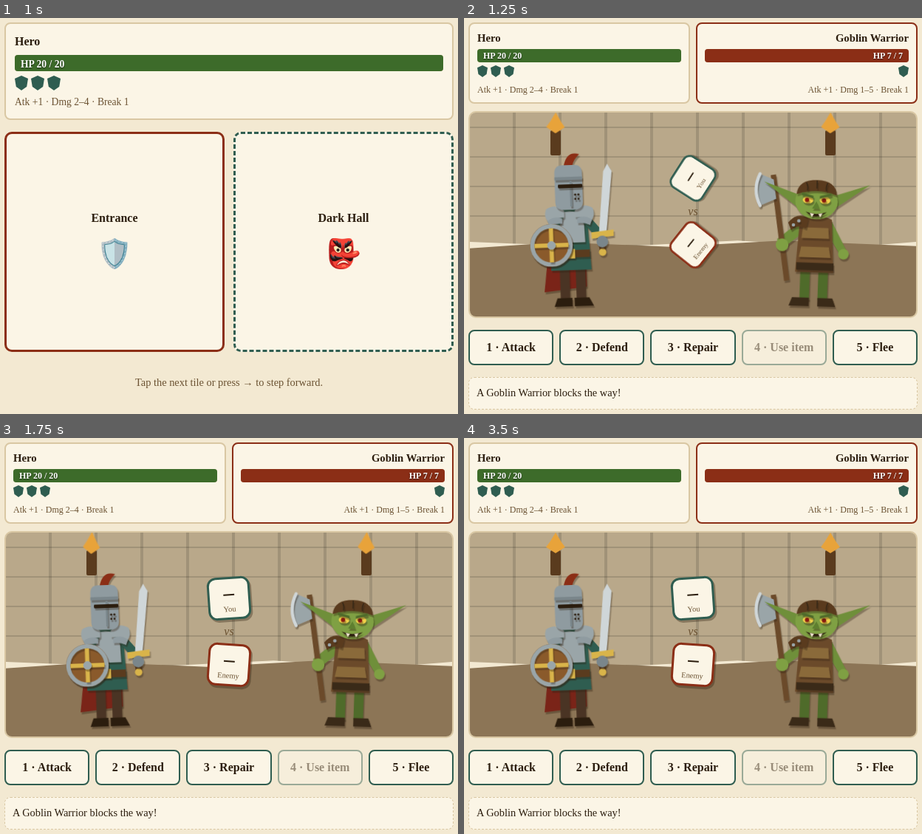
Above: before the commit, frames 1-4 (two rows, left to right).
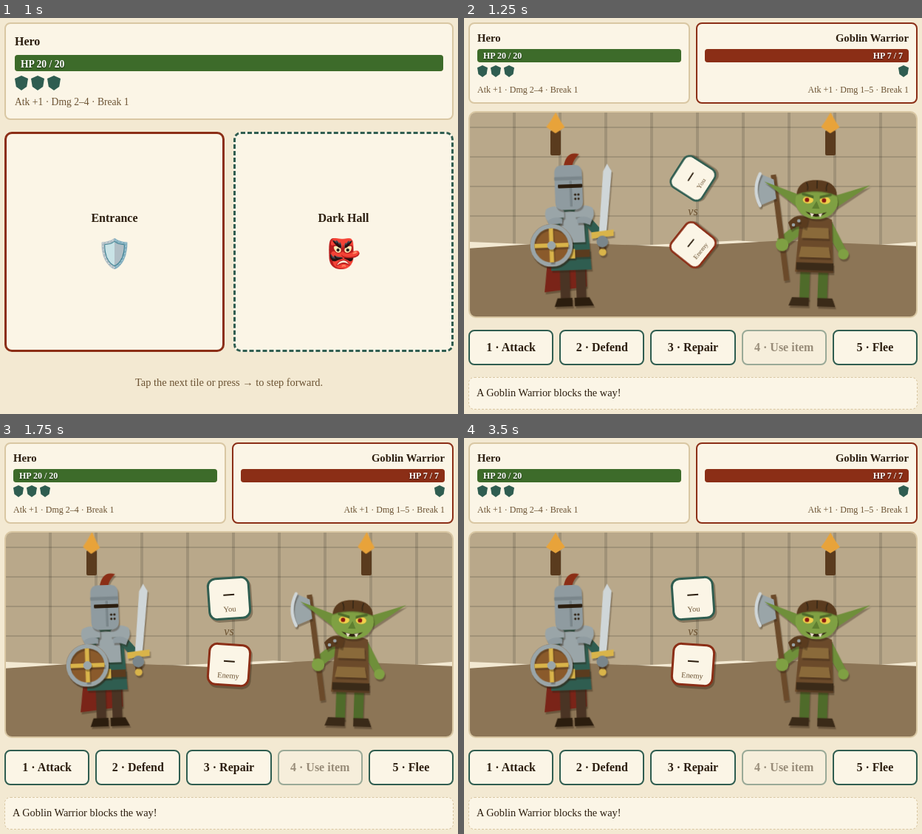
Above: after the commit, the same moments.

Repository: Wut-Lab/Dungeon-10
Game: browser game, page index.html
Same seed, same stepped clock (60 frames per second), same inputs: the game is played once before the commit and once after it.
Inputs:
- Up to frame 1 (1 s): click "Tap to begin your quest" at 0.27 s
- Up to frame 2 (1.25 s): hold Right from 1.03 s (still down)
- Up to frame 3 (1.75 s): release Right at 1.53 s; hold Right from 1.58 s (still down)
- Up to frame 4 (3.5 s): release Right at 2.25 s; hold Right 2.3-2.8 s; hold Right from 2.85 s (still down)

Frame 1 is identical in both runs. In frame 2, 0.2% of the frame differs, in the area x 20-82%, y 40-51%; in frame 3, 0.2%; in frame 4, 0.2%.

Commit message:
Tighter paper shadows on small face details
Eyes, brows, nose, mouth, teeth, cap seams and the knight's visor
details now cast a small shadow; the skullcap a medium one. Large
pieces keep the full paper-cutout shadow.

Co-Authored-By: Claude Opus 5.5 <noreply@anthropic.com>
Claude-Session: https://claude.ai/code/session_013BExePevm9JAB9t41chAoh

Diff:
--- a/art.js
+++ b/art.js
@@ -24,11 +24,11 @@
   <path d="M65 73 Q72 70 79 75 L77 80 Q71 77 65 78 Z" fill="#8f9ba0"/>
   <path d="M54 24 Q57 9 69 13 Q63 18 62 24 Z" fill="#8b2e16"/>
   <path d="M45 31 Q45 23 52 23 H64 Q71 23 71 31 V58 Q71 64 65 65 H51 Q45 64 45 58 Z" fill="#8f9ba0"/>
-  <rect x="45" y="34" width="26" height="3" fill="#7a868b"/>
-  <path d="M60 38 V62" stroke="#7a868b" stroke-width="2"/>
-  <rect x="48" y="41" width="23" height="3.5" rx="1" fill="#2b1d0e"/>
-  <circle cx="64" cy="51" r="1" fill="#2b1d0e"/><circle cx="67" cy="51" r="1" fill="#2b1d0e"/>
-  <circle cx="64" cy="55" r="1" fill="#2b1d0e"/><circle cx="67" cy="55" r="1" fill="#2b1d0e"/>
+  <rect class="d" x="45" y="34" width="26" height="3" fill="#7a868b"/>
+  <path class="d" d="M60 38 V62" stroke="#7a868b" stroke-width="2"/>
+  <rect class="d" x="48" y="41" width="23" height="3.5" rx="1" fill="#2b1d0e"/>
+  <circle class="d" cx="64" cy="51" r="1" fill="#2b1d0e"/><circle class="d" cx="67" cy="51" r="1" fill="#2b1d0e"/>
+  <circle class="d" cx="64" cy="55" r="1" fill="#2b1d0e"/><circle class="d" cx="67" cy="55" r="1" fill="#2b1d0e"/>
   <circle cx="40" cy="98" r="20" fill="#8a5a2b"/>
   <circle cx="40" cy="98" r="18" fill="none" stroke="#9aa5a8" stroke-width="4"/>
   <path d="M40 82 V114 M24 98 H56" stroke="#d9b44a" stroke-width="4"/>
@@ -54,16 +54,16 @@
   <path d="M44 51 L12 40 L44 63 Z" fill="#6f8f3a"/>
   <path d="M80 51 L112 40 L80 63 Z" fill="#6f8f3a"/>
   <ellipse cx="62" cy="57" rx="20" ry="17" fill="#7fa043"/>
-  <path d="M43 51 Q44 37 62 37 Q80 37 81 51 Q62 44 43 51 Z" fill="#5a3b1e"/>
-  <path d="M62 37.5 V45 M52 39.5 Q54 44 53 47 M72 39.5 Q70 44 71 47" fill="none" stroke="#3a2a18" stroke-width="1.2"/>
-  <ellipse cx="54" cy="56" rx="5" ry="3.5" fill="#f2d14a"/>
-  <ellipse cx="70" cy="56" rx="5" ry="3.5" fill="#f2d14a"/>
-  <circle cx="53" cy="56" r="2" fill="#8b1a10"/>
-  <circle cx="69" cy="56" r="2" fill="#8b1a10"/>
-  <path d="M48 49 L59 52 L59 54.5 L48 51.5 Z" fill="#4f6b2a"/>
-  <path d="M76 49 L65 52 L65 54.5 L76 51.5 Z" fill="#4f6b2a"/>
-  <path d="M62 57 L58 64 L65 64 Z" fill="#5f7f2f"/>
-  <path d="M52 67 Q62 76 72 67 Q62 71 52 67 Z" fill="#2b1d0e"/>
-  <path d="M56 68.2 l2 4 l2 -3.4 Z M64 68.8 l2 3.4 l2 -4 Z" fill="#f3e9d2"/>
+  <path class="m" d="M43 51 Q44 37 62 37 Q80 37 81 51 Q62 44 43 51 Z" fill="#5a3b1e"/>
+  <path class="d" d="M62 37.5 V45 M52 39.5 Q54 44 53 47 M72 39.5 Q70 44 71 47" fill="none" stroke="#3a2a18" stroke-width="1.2"/>
+  <ellipse class="d" cx="54" cy="56" rx="5" ry="3.5" fill="#f2d14a"/>
+  <ellipse class="d" cx="70" cy="56" rx="5" ry="3.5" fill="#f2d14a"/>
+  <circle class="d" cx="53" cy="56" r="2" fill="#8b1a10"/>
+  <circle class="d" cx="69" cy="56" r="2" fill="#8b1a10"/>
+  <path class="d" d="M48 49 L59 52 L59 54.5 L48 51.5 Z" fill="#4f6b2a"/>
+  <path class="d" d="M76 49 L65 52 L65 54.5 L76 51.5 Z" fill="#4f6b2a"/>
+  <path class="d" d="M62 57 L58 64 L65 64 Z" fill="#5f7f2f"/>
+  <path class="d" d="M52 67 Q62 76 72 67 Q62 71 52 67 Z" fill="#2b1d0e"/>
+  <path class="d" d="M56 68.2 l2 4 l2 -3.4 Z M64 68.8 l2 3.4 l2 -4 Z" fill="#f3e9d2"/>
   </svg>`,
 };
--- a/style.css
+++ b/style.css
@@ -74,3 +74,5 @@
 .chg{font:700 .75rem Georgia,serif;padding:0 5px;border-radius:4px;align-self:center;animation:pop .5s ease-out}
 .chg.lost{background:var(--accent);color:#fff}.chg.gained{background:var(--accent2);color:#fff}
 @keyframes pop{from{transform:scale(1.6);opacity:0}}
+.paper>.d{filter:drop-shadow(.4px .6px 0 rgba(43,29,14,.3))}
+.paper>.m{filter:drop-shadow(.8px 1.2px 0 rgba(43,29,14,.32))}
